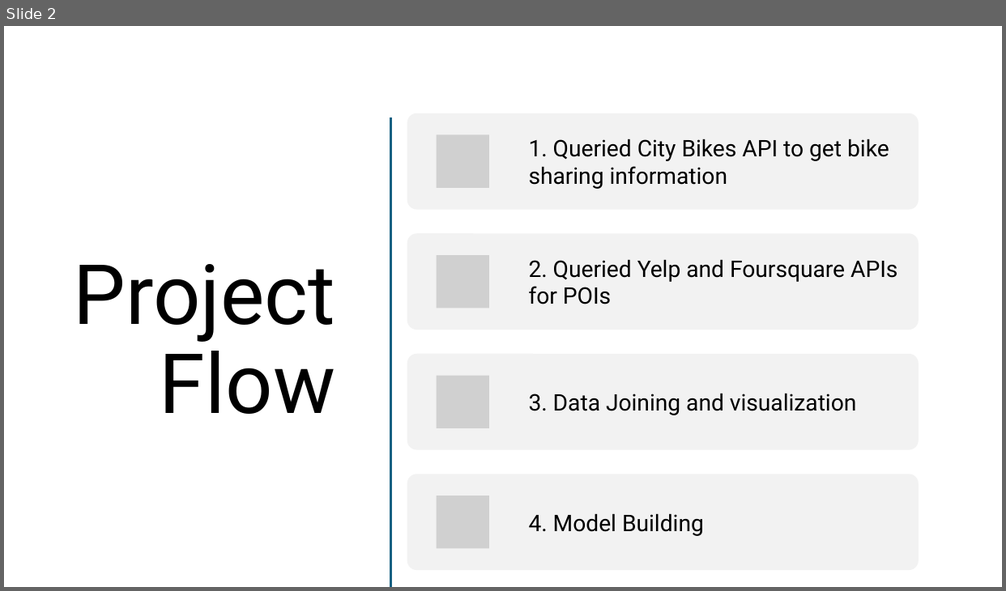
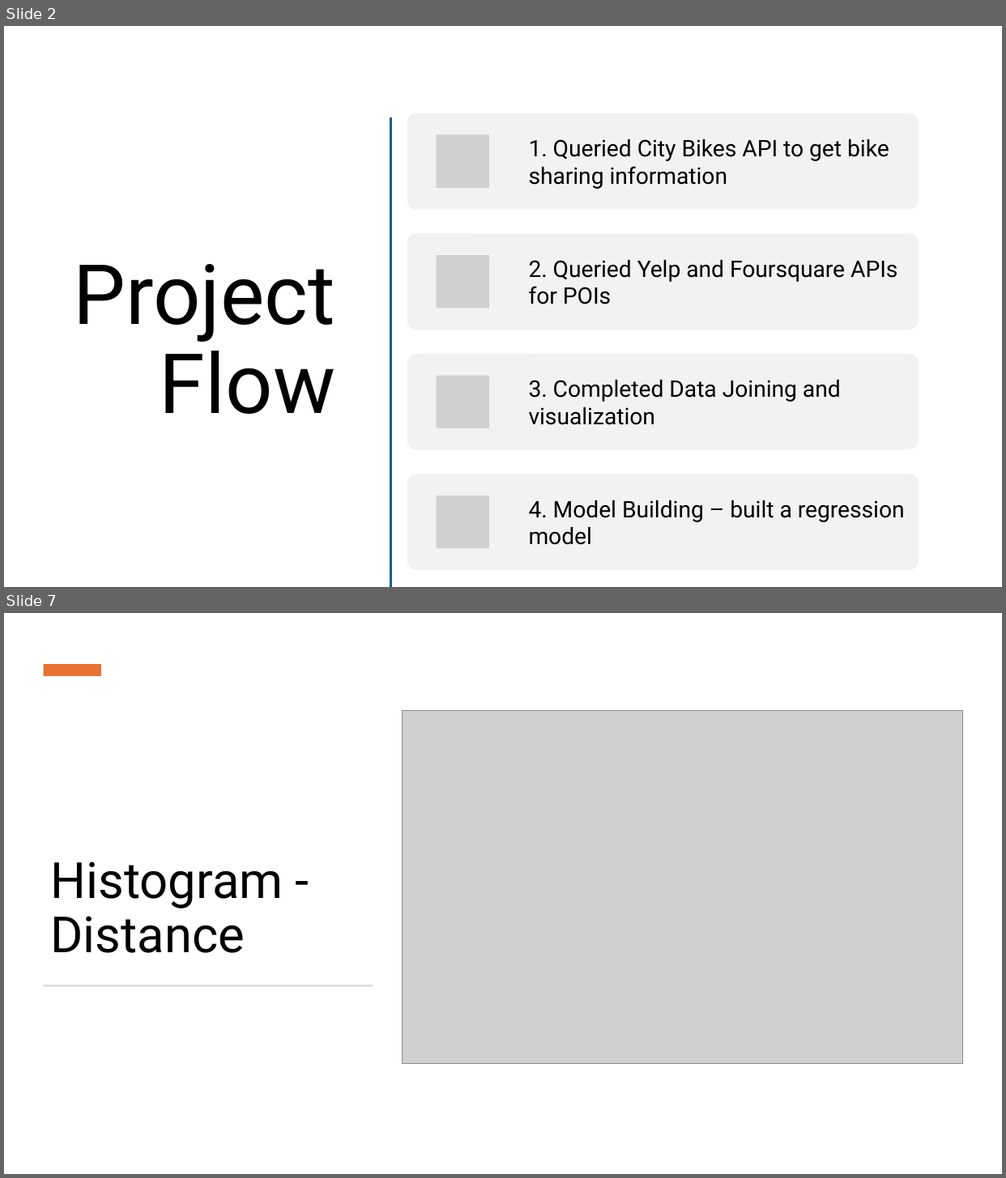
Before and after one commit to Goraw11/Statistical-Modelling-Project-Goraw11, a slide deck: Statistical Modelling with Python.pptx. Shown one above the other, each under a label of ours: slide 2 before the commit, slides 2 and 7 after it; the slides between them are not shown. The pictures are 1006x591 and 1006x1178 pixels, drawn with LibreOffice and Linux fonts; fonts in the diff are those of the drawing; grey boxes stand for pictures. Boxes give left, top, right and bottom in pixels: in the first picture for what was removed or moved away, otherwise in the second. Text is boxed around its words. In the diff, an @@ line names an element or a change of style, - is before the commit and + after.

```diff
--- a/Statistical Modelling with Python.pptx
+++ b/Statistical Modelling with Python.pptx
@@ slide 7 added at (4, 613, 1002, 1174), background #FFFFFF @@
@@ rectangle added at (44, 664, 101, 676), fill #E97132 @@
@@ picture added at (403, 711, 963, 1064) @@
@@ title added at (51, 862, 283, 953), 48 pt, text #000000 @@
+Histogram - Distance
@@ rectangle added at (44, 985, 373, 986), fill #D5D5D5 @@
@@ slide 2 changed as well @@
@@ text at (529, 379, 841, 425): text changed @@
-3. Data Joining and visualization
+3. Completed Data Joining and visualization
@@ text at (529, 500, 905, 545): text changed @@
-4. Model Building
+4. Model Building – built a regression model
```
Also in this commit, not shown: 1 other slide changed, 5 other slides added, 7 other files.
